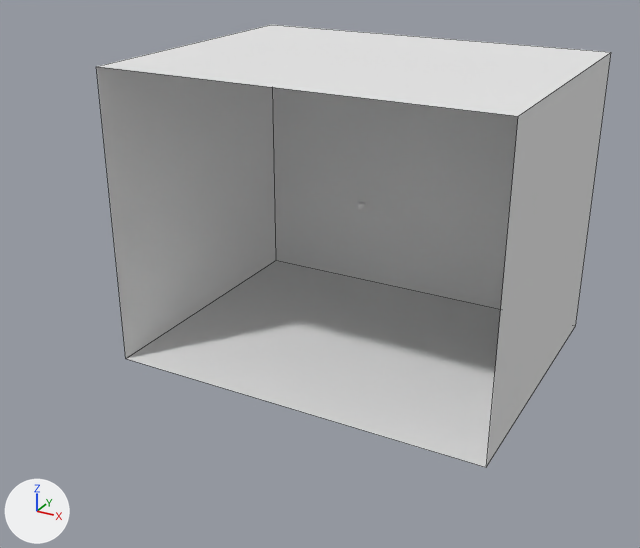
One commit to the OBJ model Scenes/Box/Animation/BoxMovingLight0026.obj: the scene before it, then after it.
Camera for both pictures: a camera (50 mm lens) standing at (2.48, -5.08, 3.0) and looking at (-0.06, -0.46, 0.69). Lighting does not change. The marker at lower left points along +X, +Y and +Z. Mesh edges are drawn as thin lines on the coarser meshes. Where no turn or scale is listed for an object, it has been applied to the vertices.

Objects in the first picture: 'Room_Cube'.
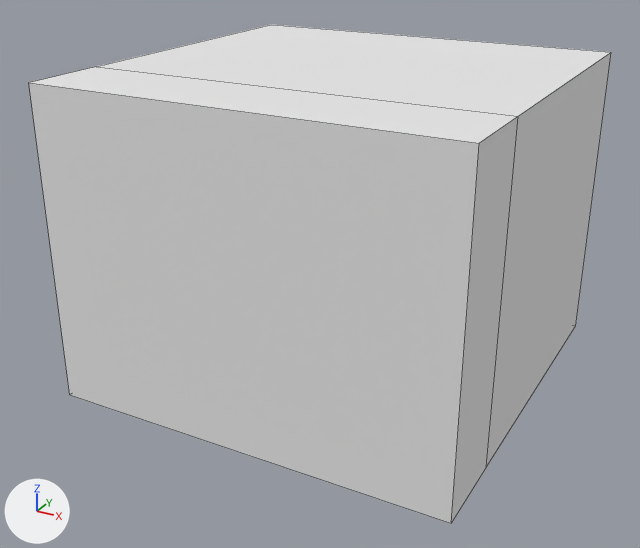
Location of each change, [x1, y1, x2, y2] in pixels of the pictures (640 x 548 px):
'Room_Cube', reshaped (13% wider, 13% taller)
    before: [96, 24, 611, 467]
    after: [29, 24, 611, 523]
part 1 of me_room_cube, added
    after: [29, 66, 518, 523]

Diff of the bpy script that builds the scene:
```diff
--- a/Scenes/Box/Animation/BoxMovingLight0026.obj.py
+++ b/Scenes/Box/Animation/BoxMovingLight0026.obj.py
@@ mat_backwall @@
+mat_backwall = principled_material('BackWall')
+mat_backwall.base_color = (0.8, 0.8, 0.8)  # white #e7e7e7
+mat_backwall.roughness = 1.0
@@ me_room_cube @@
 me_room_cube.from_pydata(...)  # 8 vertices, 5 faces; spans x -1.3..1.3, y -1.0..1.0, z 0.0..2.0
 # used by ob_room_cube; location = (0.0, 0.0, 0.0)
 # verts and faces of me_room_cube; kept vertices keep their numbers, new ones are numbered from 8
 # before: 0 (-1.3, -1.0, 0.0) at pixel (125, 358), 1 (-1.3, -1.0, 2.0) at pixel (96, 66), 4 (1.3, -1.0, 0.0) at pixel (486, 467), 5 (1.3, -1.0, 2.0) at pixel (518, 116)
+# me_room_cube part 1
+for new, old in zip([*range(8, 12)], [0, 1, 4, 5]): verts[new] = verts[old] + (0.0, -0.55, 0.0)
+faces += [(1, 5, 11, 9)]  # mat_ceiling (white #e7e7e7)
+faces += [(4, 10, 11, 5), (0, 1, 9, 8), (8, 9, 11, 10)]  # mat_walls (white #e7e7e7)
+faces += [(0, 8, 10, 4)]  # mat_floor (white #e7e7e7)
 me_room_cube.materials.append(mat_ceiling)
@@ me_room_cube @@
 me_room_cube.materials.append(mat_floor)
+me_room_cube.materials.append(mat_backwall)  # white #e7e7e7
```
